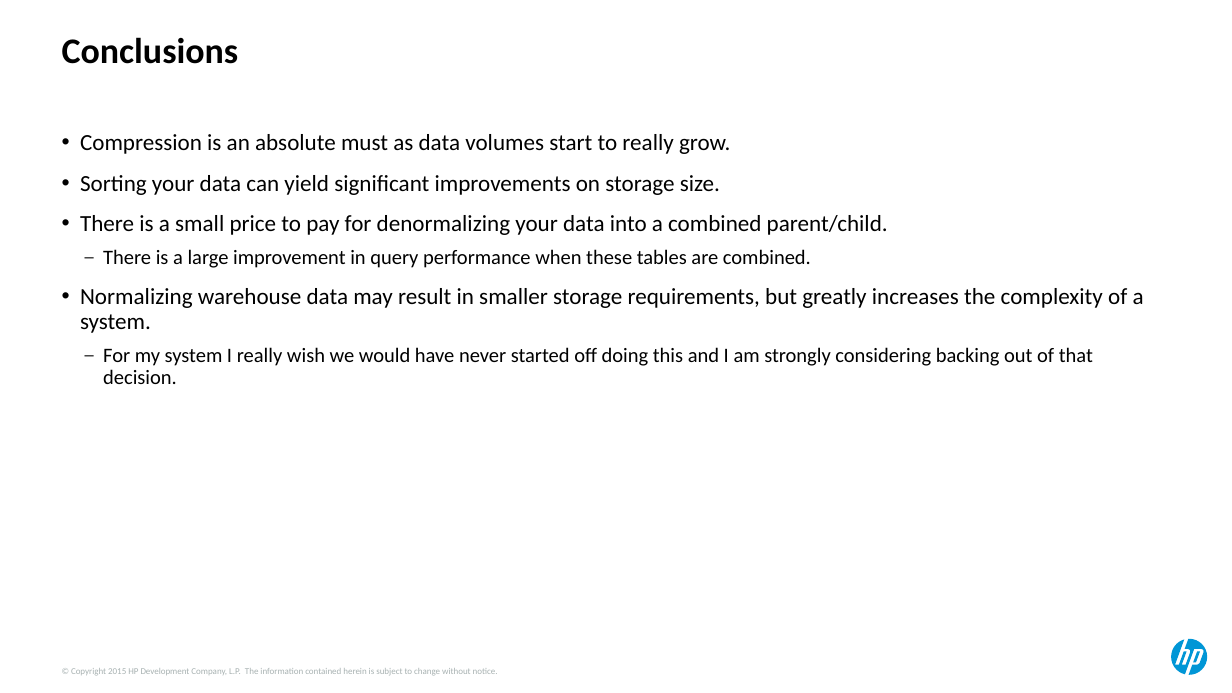
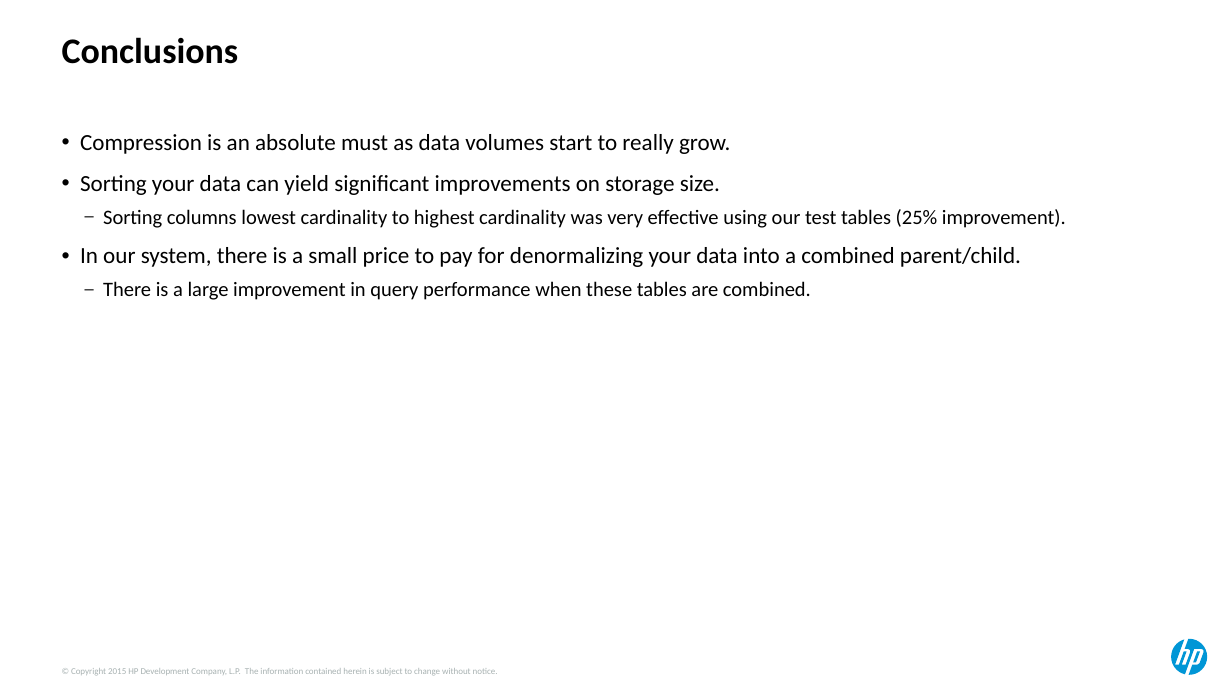
Before and after one commit to Dyland28/HP-Data-Compression, a slide deck: slide 19 of compression_sand_weiss_hotsos_2018.pptx. Drawn at 1232x693 pixels with LibreOffice and Linux fonts; fonts in the diff are those of the drawing. Boxes give left, top, right and bottom in pixels: in the first picture for what was removed or moved away, otherwise in the second. Text is boxed around its words. In the diff, an @@ line names an element or a change of style, - is before the commit and + after.

```diff
--- a/compression_sand_weiss_hotsos_2018.pptx
+++ b/compression_sand_weiss_hotsos_2018.pptx
@@ text at (80, 209, 1066, 267): text changed; size 18 to 16 pt @@
-• There is a small price to pay for denormalizing your data into a combined parent/child.
+  – Sorting columns lowest cardinality to highest cardinality was very effective using our test tables (25% improvement).
+• In our system, there is a small price to pay for denormalizing your data into a combined parent/child.
@@ text at (80, 288, 1144, 384): paragraphs removed @@
-• Normalizing warehouse data may result in smaller storage requirements, but greatly increases the complexity of a system.
-  – For my system I really wish we would have never started off doing this and I am strongly considering backing out of that decision.
```
Also in this commit, not shown: 4 other slides changed, 3 slides added, 2 slides removed.
